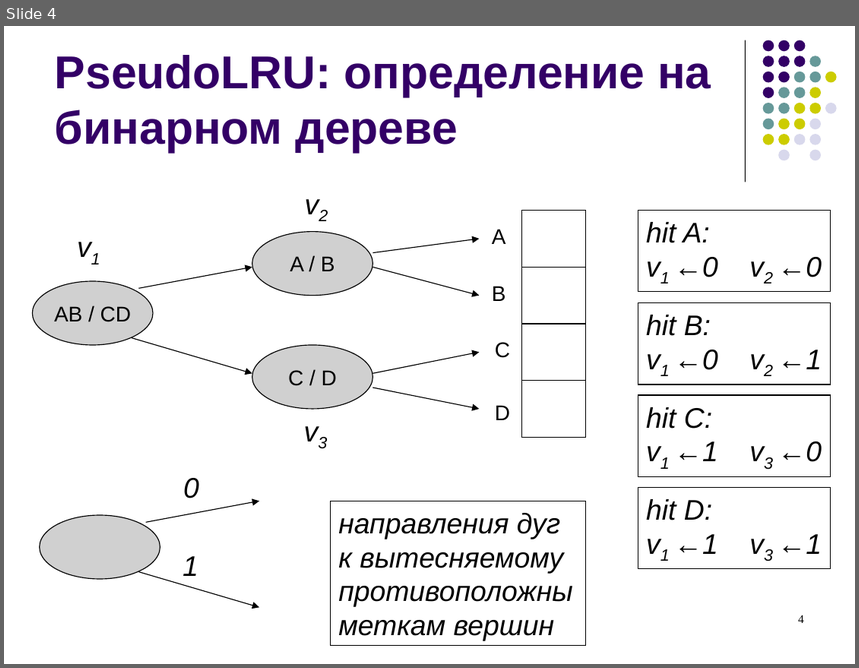
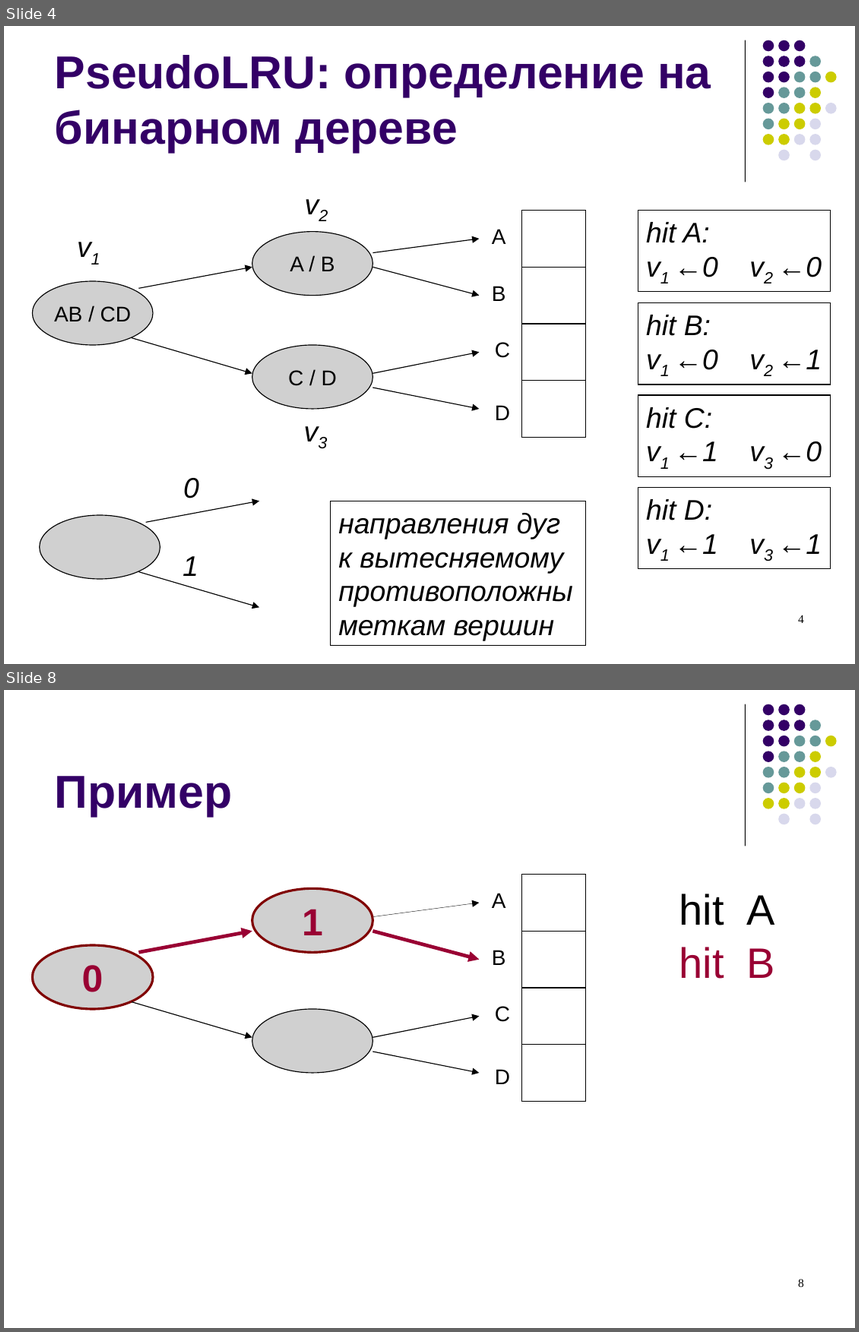
Before and after one commit to kornevgen/tesla-project, a slide deck: papers/Lomonosov-2010/lomonos2010.ppt. Shown one above the other, each under a label of ours: slide 4 before the commit, slides 4 and 8 after it; the slides between them are not shown. The pictures are 859x668 and 859x1332 pixels, drawn with LibreOffice and Linux fonts; fonts in the diff are those of the drawing; grey boxes stand for pictures. Boxes give left, top, right and bottom in pixels: in the first picture for what was removed or moved away, otherwise in the second. Text is boxed around its words. In the diff, an @@ line names an element or a change of style, - is before the commit and + after.

```diff
--- a/papers/Lomonosov-2010/lomonos2010.ppt
+++ b/papers/Lomonosov-2010/lomonos2010.ppt
@@ slide 8 added at [4, 690, 855, 1328], background #FFFFFF; not listed: 32 template elements that a slide beside it also shows @@
@@ title added at [55, 776, 232, 817], 39 pt, text #330066, bold @@
+Пример
@@ picture added at [253, 888, 373, 952], 32 pt, text #990033, bold @@
+1
@@ text added at [492, 893, 506, 908], 18 pt, text #000000 @@
+A
@@ rectangle added at [522, 875, 585, 932], outline #000000 0.74 pt @@
@@ text added at [680, 894, 724, 926], 36 pt, text #000000 @@
+hit
@@ arrow added from (373, 917) to (479, 903), #000000 0.26 pt @@
@@ text added at [747, 895, 775, 925], 36 pt, text #000000 @@
+A
@@ arrow added from (139, 952) to (253, 931), #990033 3 pt @@
@@ arrow added from (373, 931) to (479, 960), #990033 3 pt @@
@@ rectangle added at [522, 931, 585, 988], outline #000000 0.74 pt @@
@@ picture added at [32, 945, 153, 1009], 32 pt, text #990033, bold @@
+0
@@ text added at [492, 950, 506, 965], 18 pt, text #000000 @@
+B
@@ text added at [680, 947, 724, 979], 36 pt, text #990033 @@
+hit
@@ text added at [747, 948, 775, 978], 36 pt, text #990033 @@
+B
@@ arrow added from (132, 1002) to (253, 1037), #000000 0.74 pt @@
@@ text added at [495, 1006, 510, 1022], 18 pt, text #000000 @@
+C
@@ rectangle added at [522, 988, 585, 1045], outline #000000 0.74 pt @@
@@ picture added at [253, 1009, 373, 1073] @@
@@ arrow added from (373, 1037) to (479, 1016), #000000 0.74 pt @@
@@ arrow added from (373, 1052) to (479, 1073), #000000 0.74 pt @@
@@ rectangle added at [522, 1045, 585, 1102], outline #000000 0.74 pt @@
@@ text added at [495, 1069, 510, 1084], 18 pt, text #000000 @@
+D
@@ page number added at [798, 1279, 804, 1287], 10 pt, text #000000 @@
+8
```
Also in this commit, not shown: 3 slides changed, 11 other slides added, 2 slides removed.
